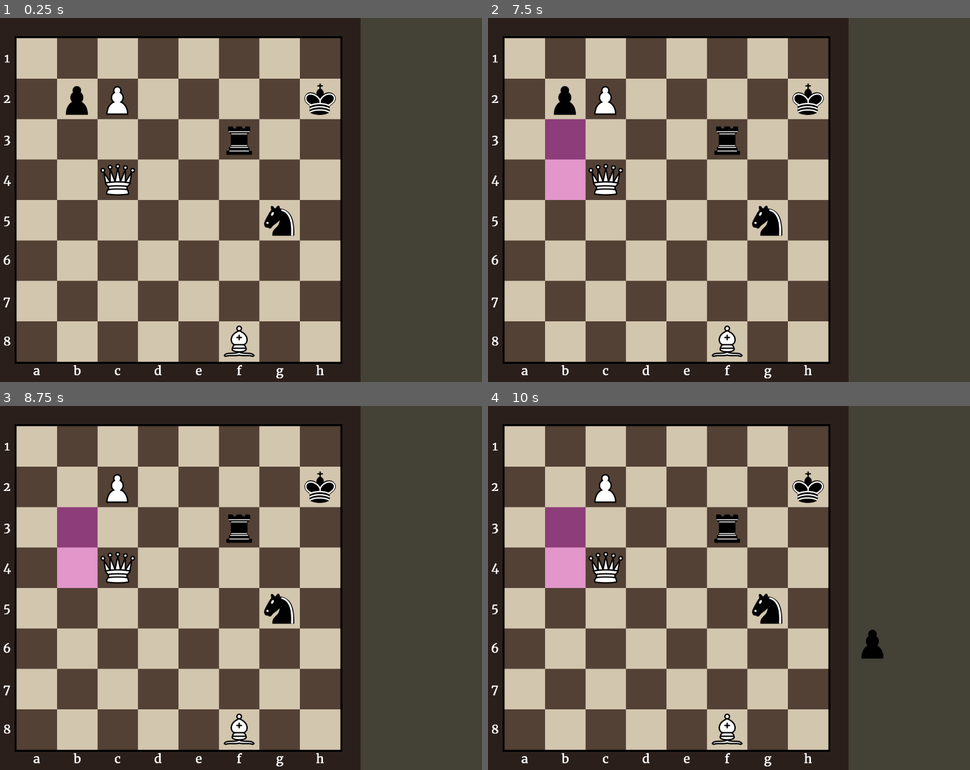
Above: before the commit, frames 1-4 (two rows, left to right).
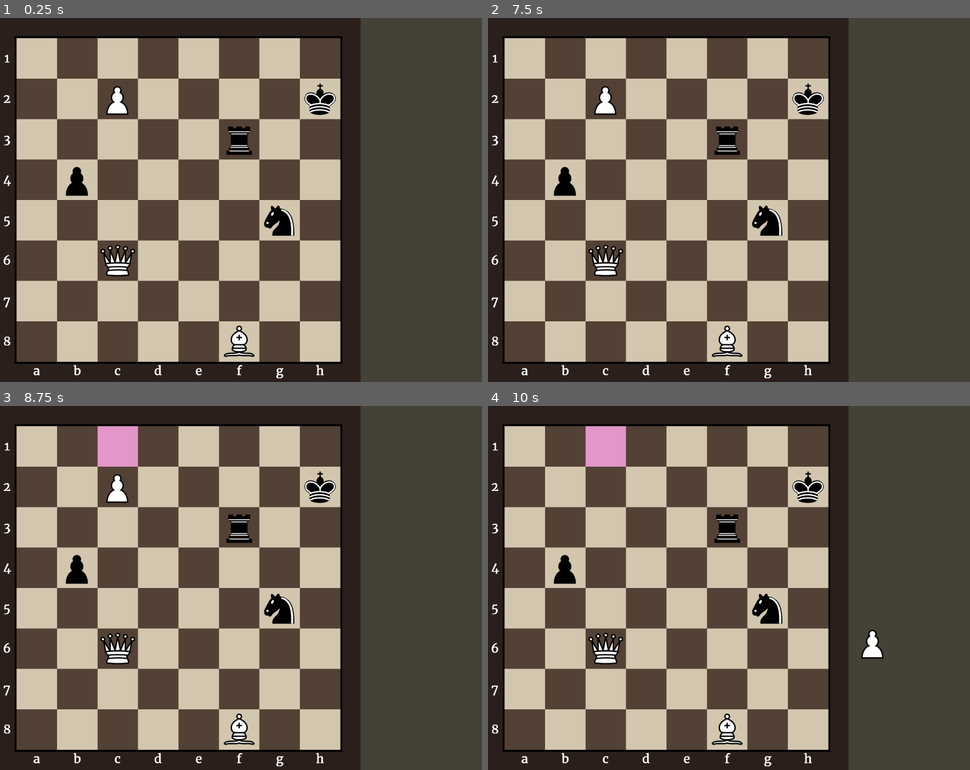
Above: after the commit, the same moments.

Repository: Hunter-1/Godot-Chess
Game: Godot game, scene res://game.tscn
Same seed, same stepped clock (60 frames per second), same inputs: the game is played once before the commit and once after it.
Inputs (mouse positions are in pixels of both pictures, inside the frame that each line leads up to):
- Up to frame 1 (0.25 s): no input
- Up to frame 2 (7.5 s): tap Enter at 0.5, 2, 3.5 s; move the mouse to (526, 58) at 0.52 s; press the mouse at (526, 58) at 0.53 s; tap Space at 1.25, 2.75, 4.25 s; move the mouse to (565, 58) at 1.27 s; release the mouse at (565, 58) at 1.28 s; click (565, 58) at 1.35 s; move the mouse to (603, 58) at 2.02 s; press the mouse at (603, 58) at 2.03 s; move the mouse to (647, 58) at 2.77 s; release the mouse at (647, 58) at 2.78 s; click (647, 58) at 2.85 s; move the mouse to (685, 58) at 3.52 s; press the mouse at (685, 58) at 3.53 s; move the mouse to (729, 58) at 4.27 s; release the mouse at (729, 58) at 4.28 s; click (729, 58) at 4.35 s; move the mouse to (767, 58) at 5.02 s; press the mouse at (767, 58) at 5.03 s; move the mouse to (806, 58) at 5.77 s; release the mouse at (806, 58) at 5.78 s; click (806, 58) at 5.85 s; move the mouse to (526, 98) at 6.52 s; press the mouse at (526, 98) at 6.53 s; move the mouse to (565, 98) at 7.27 s; release the mouse at (565, 98) at 7.28 s; click (565, 98) at 7.35 s
- Up to frame 3 (8.75 s): move the mouse to (115, 486) at 8.02 s; press the mouse at (115, 486) at 8.03 s
- Up to frame 4 (10 s): move the mouse to (647, 486) at 8.77 s; release the mouse at (647, 486) at 8.78 s; click (647, 486) at 8.85 s; move the mouse to (873, 642) at 9.52 s; press the mouse at (873, 642) at 9.53 s

The runs differ from the first frame. In frame 1, 1.2% of the frame differs, in the area x 13-29%, y 18-71%; in frame 2, 2.8%; in frame 3, 3.5%; in frame 4, 3.9%, in the area x 11-82%, y 5-71%.

Commit message:
Fix #30 z_index bug

Diff:
--- a/board.gd
+++ b/board.gd
@@ -31,10 +31,10 @@
 		Squares.append(row)
 	add_piece(create_piece(2,0),7,5)
 	add_piece(create_piece(4,1),2,5)
-	add_piece(create_piece(1,0),3,2)
+	add_piece(create_piece(1,0),5,2)
 	add_piece(create_piece(0,1),1,7)
 	add_piece(create_piece(3,1),4,6)
-	add_piece(create_piece(5,1),1,1)
+	add_piece(create_piece(5,1),3,1)
 	add_piece(create_piece(5,0),1,2)
 
 
--- a/piece.gd
+++ b/piece.gd
@@ -38,6 +38,9 @@
 	is_picked_up = boolean
 	if !is_picked_up:
 		position = Vector2.ZERO
+		z_index = 1
+	else:
+		z_index = 2
 
 func get_is_picked_up():
 	return is_picked_up
